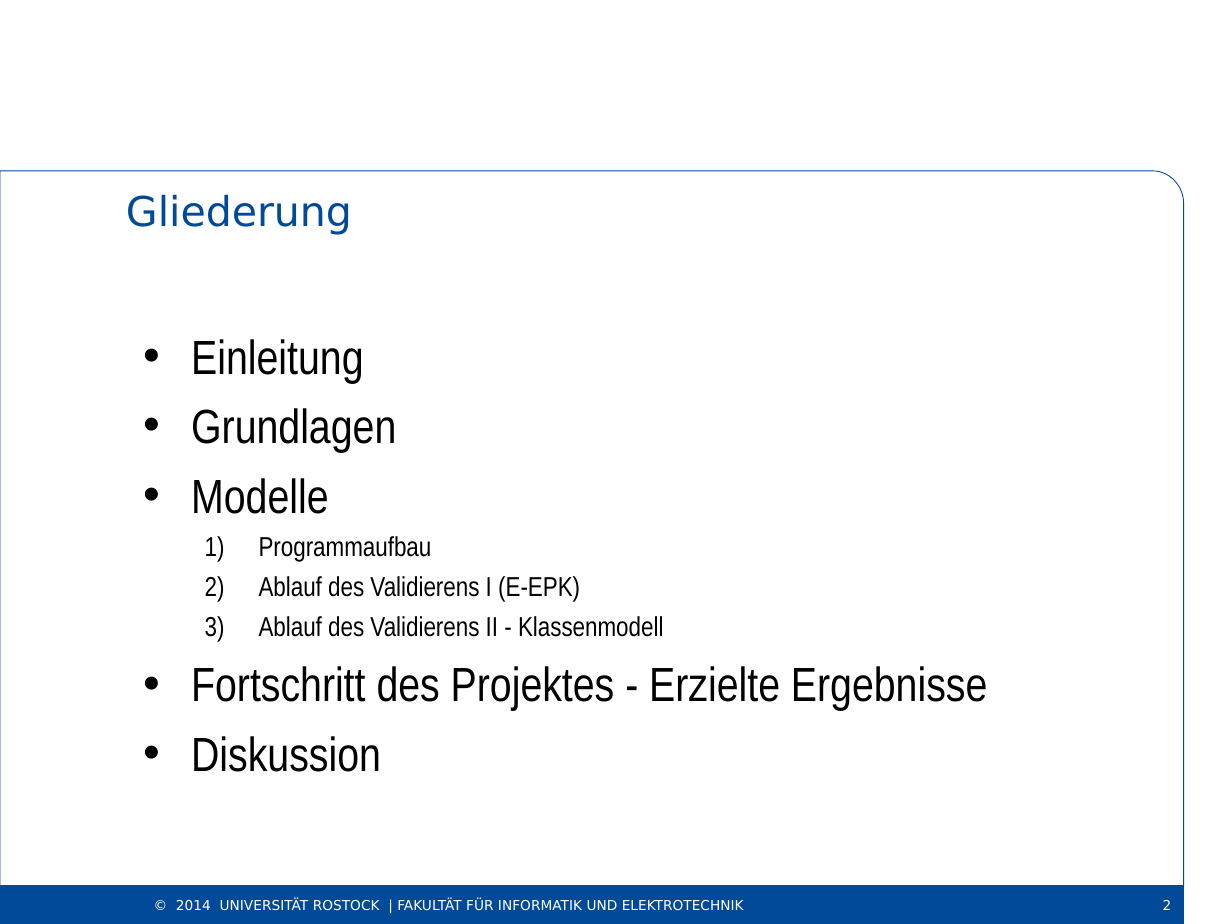
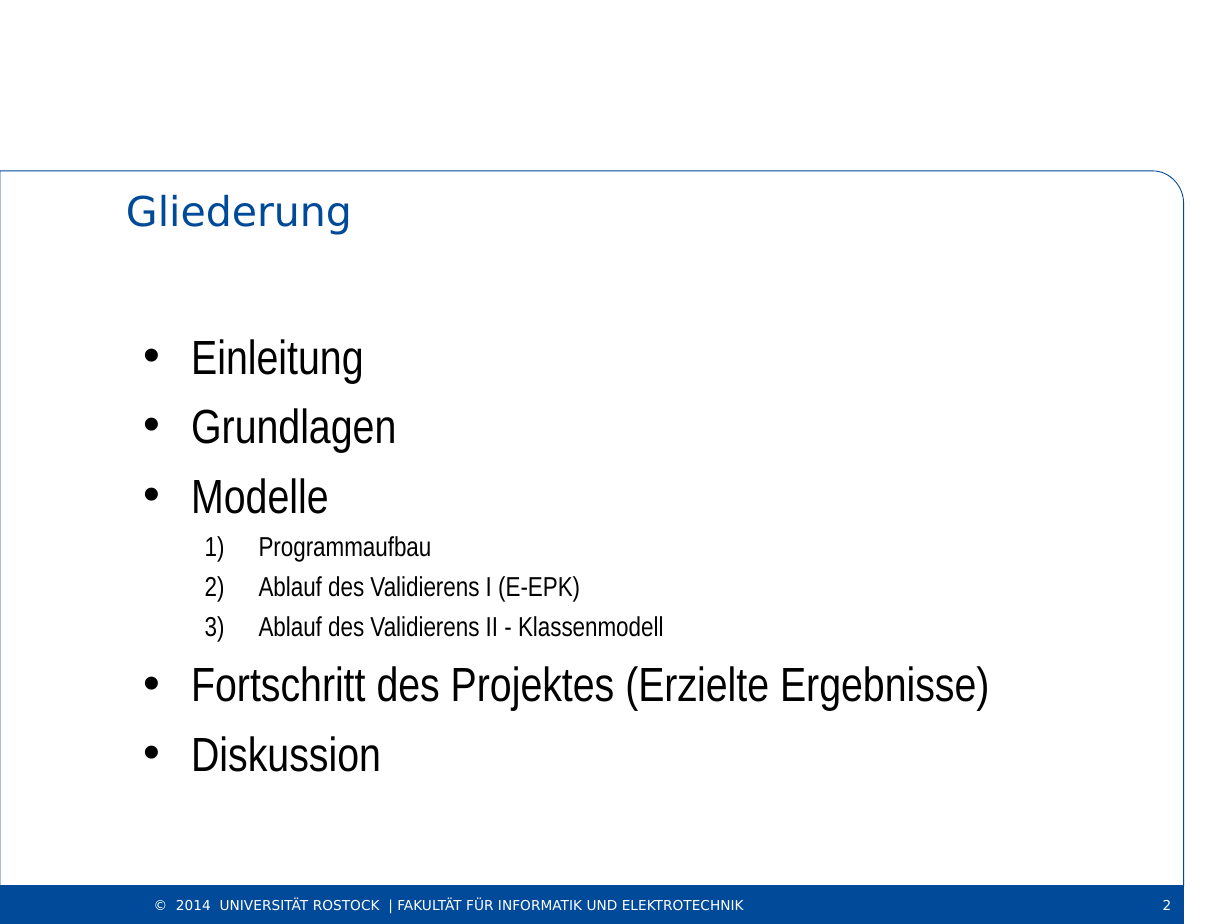
Before and after one commit to VvMA/AIDV, a slide deck: slide 2 of Dokumente/Präsentation Projektstudium 2.ppt. Drawn at 1232x924 pixels with LibreOffice and Linux fonts; fonts in the diff are those of the drawing; background and template pictures are left out. Boxes give left, top, right and bottom in pixels: in the first picture for what was removed or moved away, otherwise in the second. Text is boxed around its words. In the diff, an @@ line names an element or a change of style, - is before the commit and + after.

```diff
--- a/Dokumente/Präsentation Projektstudium 2.ppt
+++ b/Dokumente/Präsentation Projektstudium 2.ppt
@@ text at box(191, 666, 989, 711): text changed @@
-• Fortschritt des Projektes - Erzielte Ergebnisse
+• Fortschritt des Projektes (Erzielte Ergebnisse)
```
Also in this commit, not shown: 2 other slides changed, 1 slide added.
